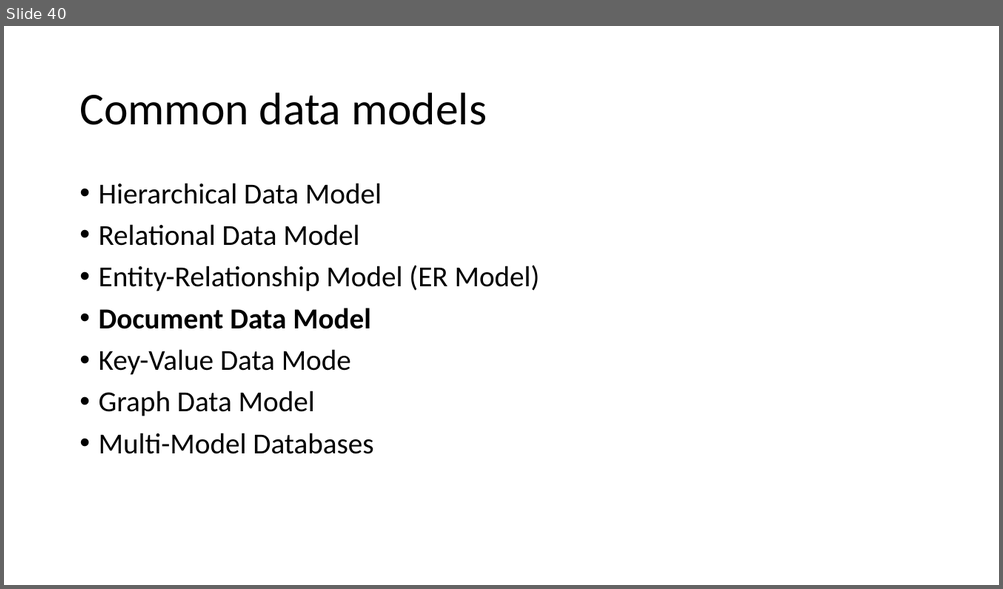
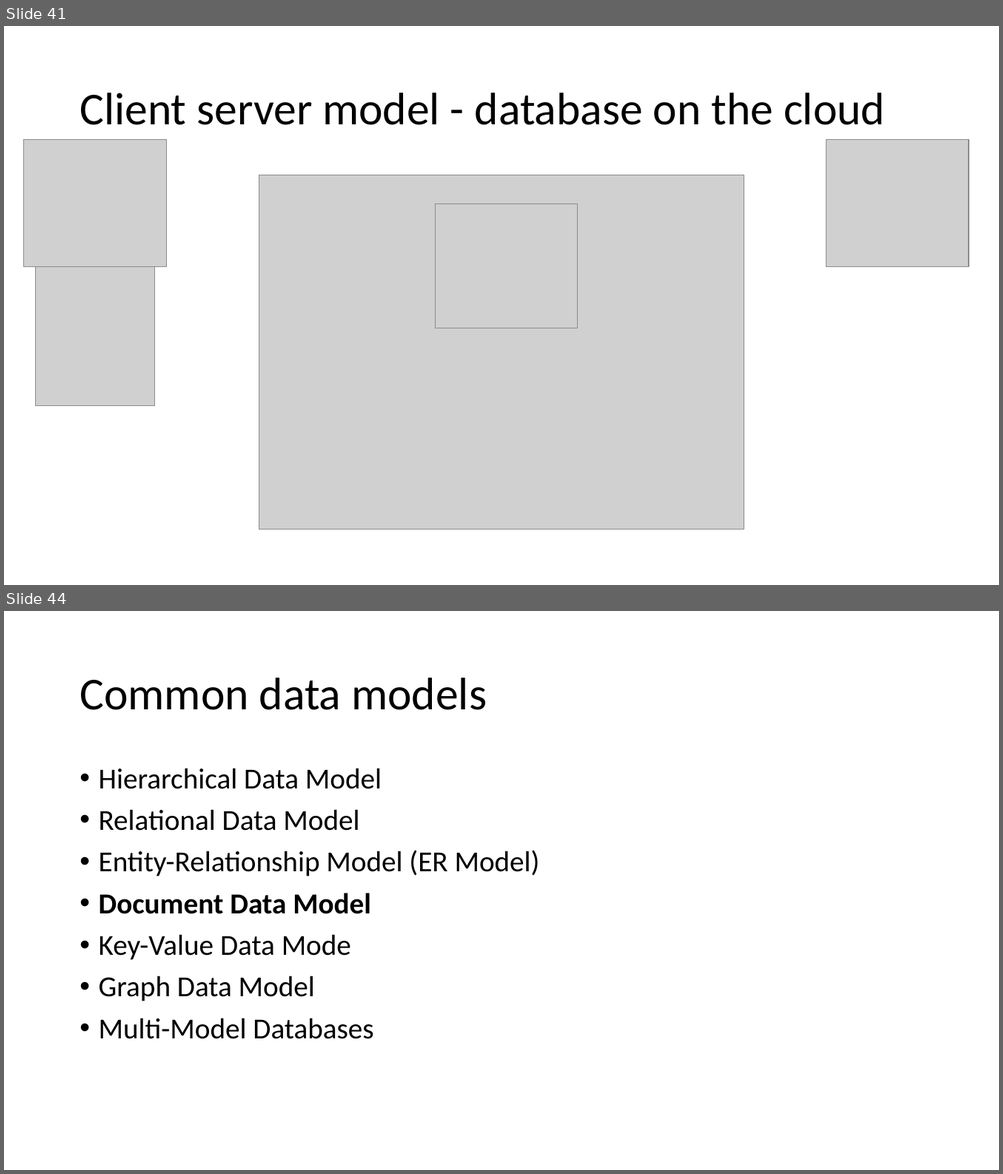
Before and after one commit to motazsaad/Exploratory-Analysis-of-Big-Data, a slide deck: PPT slides/02 EDABDC - Data Models - part 1.pptx. Shown one above the other, each under a label of ours: slide 40 before the commit, slides 41 and 44 after it; the slides between them are not shown. The pictures are 1003x589 and 1003x1174 pixels, drawn with LibreOffice and Linux fonts; fonts in the diff are those of the drawing; grey boxes stand for pictures. Boxes give left, top, right and bottom in pixels: in the first picture for what was removed or moved away, otherwise in the second. Text is boxed around its words. In the diff, an @@ line names an element or a change of style, - is before the commit and + after.

```diff
--- a/PPT slides/02 EDABDC - Data Models - part 1.pptx
+++ b/PPT slides/02 EDABDC - Data Models - part 1.pptx
@@ slide 41 added at <box>4,26,999,585</box>, background #FFFFFF @@
@@ title added at <box>79,93,885,125</box>, 44 pt, text #000000 @@
+Client server model - database on the cloud
@@ picture added at <box>24,139,167,267</box> @@
@@ picture added at <box>825,139,968,267</box> @@
@@ picture added at <box>259,175,743,531</box> @@
@@ picture added at <box>435,204,577,328</box> @@
@@ picture added at <box>35,261,155,406</box> @@
@@ what was slide 40 is now slide 44 @@
```
Also in this commit, not shown: 4 slides changed, 4 other slides added, 1 other file.
